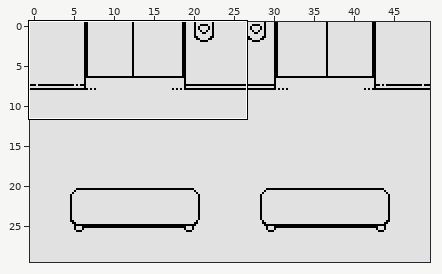
LDtk project: source/levels/world.ldtk. Above, an overview of the earlier version with the close-up marked.
Close-up. Earlier state:
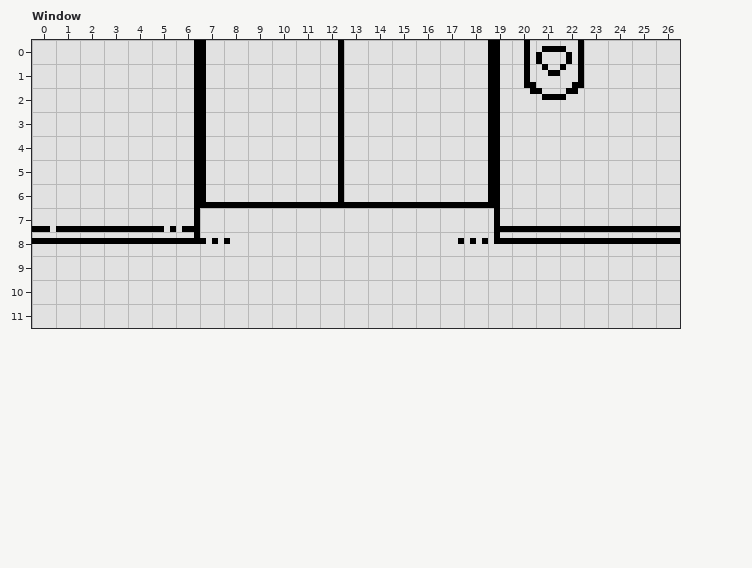
Cells are 8x8 px. Shown: Window x 0..26, y 0..11. The commit also changed other parts of the map, which this record leaves out.
The same view after the edit:
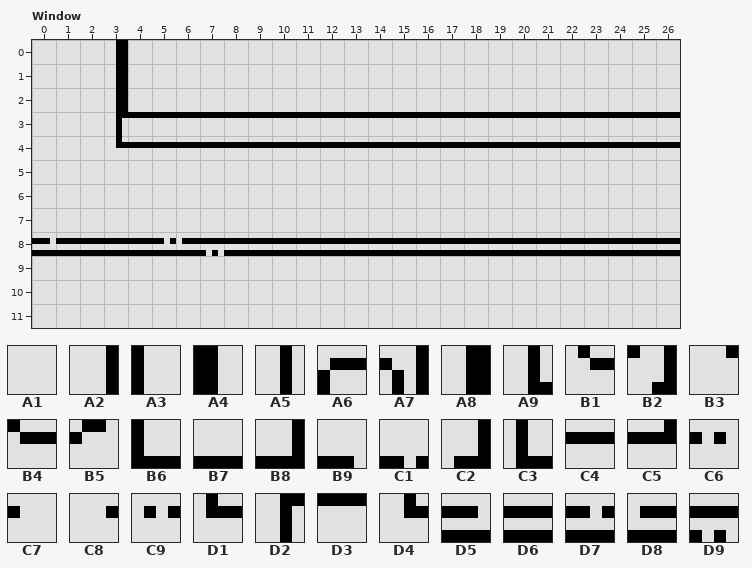
Key: from "Elevators_table_8_8": A1 0, A2 6, A3 7, A4 19, A5 20, A6 21, A7 22, A8 30, A9 70, B1 71, B2 72, B3 120, B4 121, B5 122, B6 307, B7 308, B8 312, B9 350, C1 355, C2 356, C3 369, C4 400, C5 406, C6 407, C7 408, C8 417, C9 418, D1 419; from "Window_table_8_8": D2 153, D3 154, D4 203, D5 400, D6 401, D7 405, D8 406, D9 407.
__ is an empty cell.
Tiles of an added or newly shown layer are drawn over the layers below it.
The exact change:
Layer "Elevators":
The edit erases tile A1 in rows 0 to 2 at x 3; in rows 3 to 4 at x 3 to 5, 8 to 11, 13 to 18 and 20 to 26; in row 8 at x 9 to 16.
The edit erases tile A2 in rows 0 to 5 at x 6 and 12; in row 6 at x 6.
The edit erases tile A3 in rows 0 to 5 at x 7.
The edit erases tile A4 in rows 0 to 6 at x 19.
The edit erases tile A5 in row 0 at x 20.
The edit erases tile A6 in row 0 at x 21.
The edit erases tile A7 in row 0 at x 22.
The edit erases tile A9 in row 1 at x 20.
The edit erases tile B1 in row 1 at x 21.
The edit erases tile B2 in row 1 at x 22.
The edit erases tile B3 in row 2 at x 20.
The edit erases tile B4 in row 2 at x 21.
The edit erases tile B5 in row 2 at x 22.
The edit erases tile B6 in row 6 at x 7.
The edit erases tile B7 in row 6 at x 8 to 11 and 13 to 18; in row 7 at x 1 to 4 and 20 to 26.
The edit erases tile B8 in row 6 at x 12.
The edit erases tile B9 in row 7 at x 0.
The edit erases tile C1 in row 7 at x 5.
The edit erases tile C2 in row 7 at x 6.
The edit erases tile C3 in row 7 at x 19.
The edit erases tile C4 in row 8 at x 0 to 5 and 20 to 26.
The edit erases tile C5 in row 8 at x 6.
The edit erases tile C6 in row 8 at x 7.
The edit erases tile C7 in row 8 at x 8.
The edit erases tile C8 in row 8 at x 17.
The edit erases tile C9 in row 8 at x 18.
The edit erases tile D1 in row 8 at x 19.
Layer "Window" (added):
Tile A1 now appears in rows 0 to 2 at x 6 to 7, 12 and 19 to 22; in row 5 at x 6 to 7, 12 and 19; in row 6 at x 6 to 19; in row 7 at x 0 to 6 and 19 to 26.
Tile A8 now appears in rows 0 to 2 at x 3.
Tile C4 now appears in row 4 at x 4 to 26.
Tile D2 now appears in row 3 at x 3.
Tile D3 now appears in row 3 at x 4 to 26.
Tile D4 now appears in row 4 at x 3.
Tile D5 now appears in row 8 at x 0.
Tile D6 now appears in row 8 at x 1 to 4 and 8 to 26.
Tile D7 now appears in row 8 at x 5.
Tile D8 now appears in row 8 at x 6.
Tile D9 now appears in row 8 at x 7.
